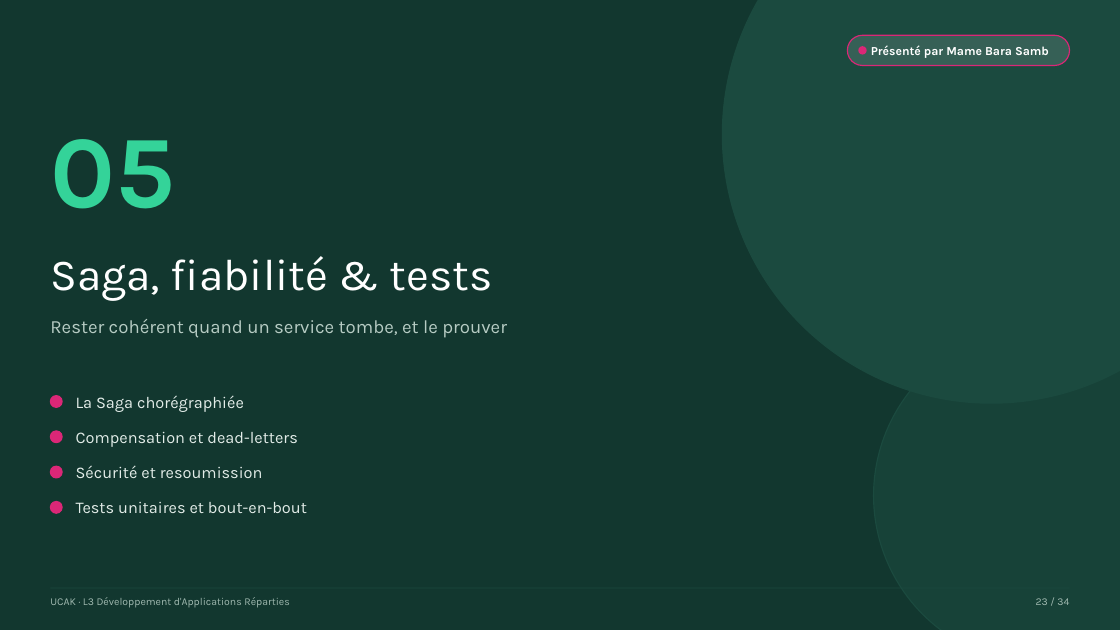
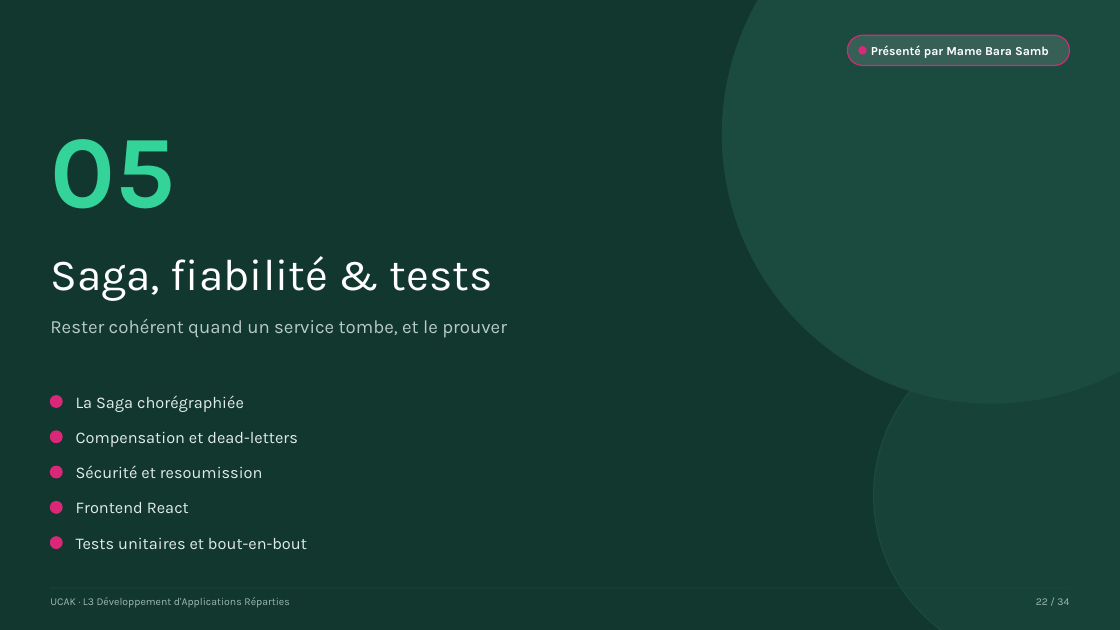
Before and after one commit to makhtar2/tp-microservices-evaluations, a slide deck: slide 22 of presentation/Soutenance-Plateforme-Evaluations.pptx (slide 23 before the commit). Drawn at 1120x630 pixels with LibreOffice and Linux fonts; fonts in the diff are those of the drawing. Boxes give left, top, right and bottom in pixels: in the first picture for what was removed or moved away, otherwise in the second. Text is boxed around its words. In the diff, an @@ line names an element or a change of style, - is before the commit and + after.

```diff
--- a/presentation/Soutenance-Plateforme-Evaluations.pptx
+++ b/presentation/Soutenance-Plateforme-Evaluations.pptx
@@ text added at [76, 502, 189, 513], 14 pt, text #E2ECE8 @@
+Frontend React
@@ ellipse added at [50, 537, 62, 549], fill #DB2777, outline #DB2777 1 pt @@
@@ text "Tests unitaires et bout-en-bout": place and size @@
-text "Tests unitaires et bout-en-bout" at [76, 502, 307, 513]
+text "Tests unitaires et bout-en-bout" at [76, 538, 307, 549]
@@ text at [1036, 598, 1069, 605]: text changed @@
-23 / 34
+22 / 34
```
Also in this commit, not shown: 25 other slides changed.
